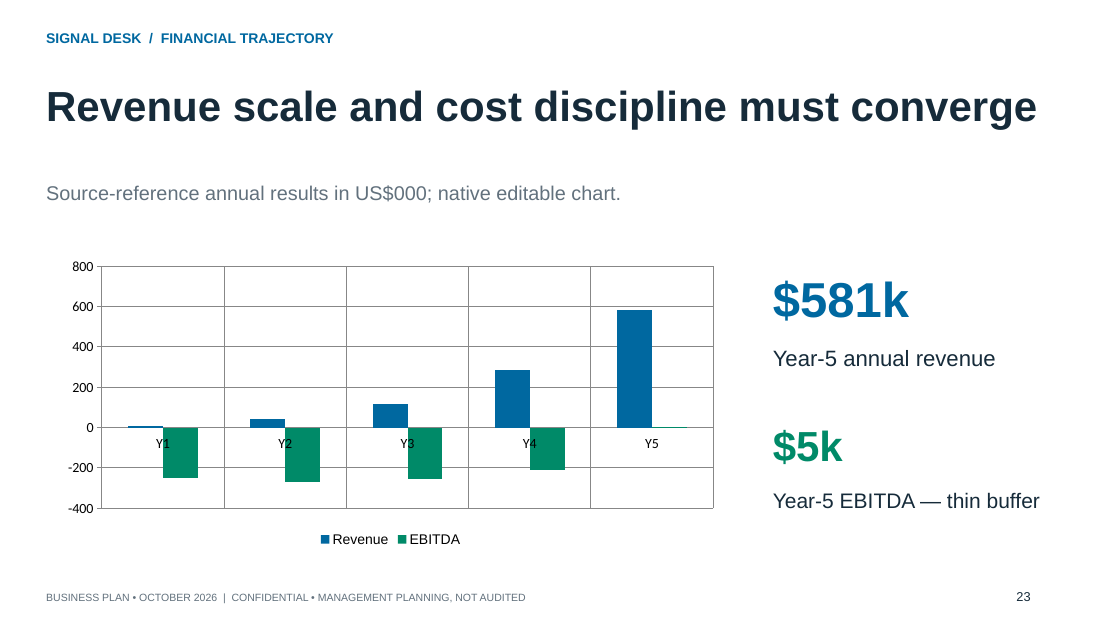
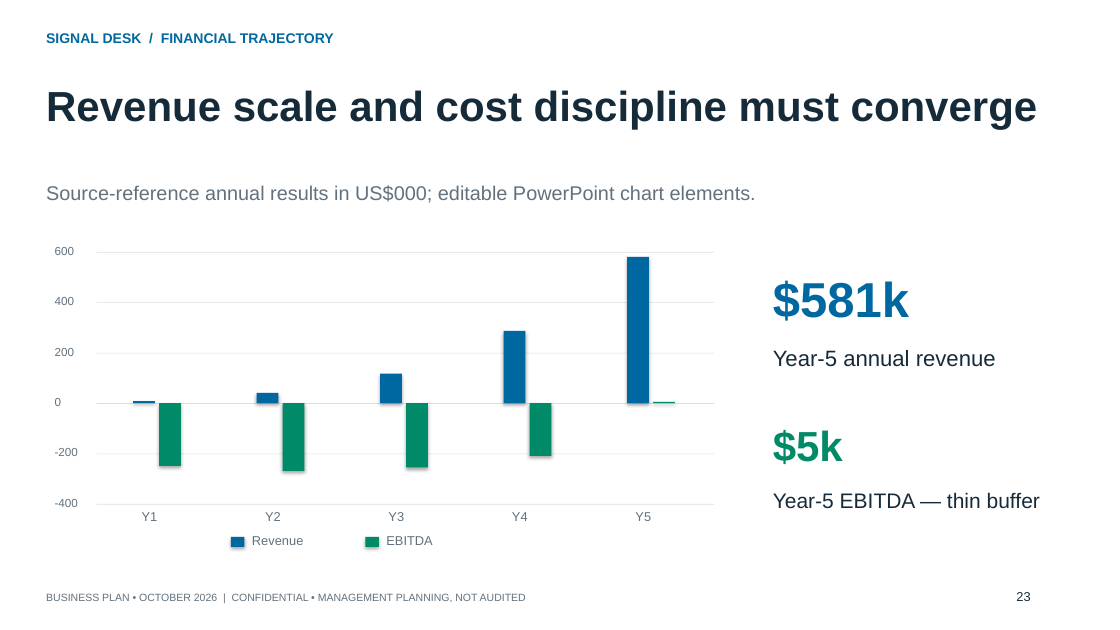
Before and after one commit to gugunyathi/signaldeskbusinessplan, a slide deck: slide 23 of public/downloads/Signal_Desk_Business_Plan.pptx. Drawn at 1120x630 pixels with LibreOffice and Linux fonts; fonts in the diff are those of the drawing. Boxes give left, top, right and bottom in pixels: in the first picture for what was removed or moved away, otherwise in the second. Text is boxed around its words. In the diff, an @@ line names an element or a change of style, - is before the commit and + after.

```diff
--- a/public/downloads/Signal_Desk_Business_Plan.pptx
+++ b/public/downloads/Signal_Desk_Business_Plan.pptx
@@ text at <box>46,185,756,203</box>: text changed @@
-Source-reference annual results in US$000; native editable chart.
+Source-reference annual results in US$000; editable PowerPoint chart elements.
@@ column chart removed at <box>55,252,727,550</box> @@
-categories: Y1, Y2, Y3, Y4, Y5
-Revenue: 10, 40, 120, 290, 580
-EBITDA: -250, -270, -250, -210, 0
@@ text added at <box>55,247,74,255</box>, 10 pt, text #62717D @@
+600
@@ rectangle added at <box>97,252,714,253</box>, fill #D6E0E5 @@
@@ rectangle added at <box>627,257,649,403</box>, fill #0068A0 @@
@@ text added at <box>55,297,74,305</box>, 10 pt, text #62717D @@
+400
@@ rectangle added at <box>97,302,714,303</box>, fill #D6E0E5 @@
@@ text added at <box>55,348,74,356</box>, 10 pt, text #62717D @@
+200
@@ rectangle added at <box>97,353,714,354</box>, fill #D6E0E5 @@
@@ rectangle added at <box>504,331,526,403</box>, fill #0068A0 @@
@@ rectangle added at <box>380,374,402,403</box>, fill #0068A0 @@
@@ text added at <box>55,398,61,406</box>, 10 pt, text #62717D @@
+0
@@ rectangle added at <box>97,403,714,404</box>, fill #D6E0E5 @@
@@ rectangle added at <box>133,402,155,403</box>, fill #0068A0 @@
@@ rectangle added at <box>159,403,181,466</box>, fill #008A68 @@
@@ rectangle added at <box>256,393,278,403</box>, fill #0068A0 @@
@@ rectangle added at <box>283,403,305,471</box>, fill #008A68 @@
@@ rectangle added at <box>406,403,428,467</box>, fill #008A68 @@
@@ rectangle added at <box>529,403,551,456</box>, fill #008A68 @@
@@ rectangle added at <box>653,402,675,403</box>, fill #008A68 @@
@@ text added at <box>55,448,78,456</box>, 10 pt, text #62717D @@
+-200
@@ rectangle added at <box>97,454,714,455</box>, fill #D6E0E5 @@
@@ text added at <box>55,499,78,507</box>, 10 pt, text #62717D @@
+-400
@@ rectangle added at <box>97,504,714,505</box>, fill #D6E0E5 @@
@@ text added at <box>142,512,158,521</box>, 11 pt, text #62717D @@
+Y1
@@ rectangle added at <box>231,537,245,547</box>, fill #0068A0 @@
@@ text added at <box>252,536,303,545</box>, 11 pt, text #62717D @@
+Revenue
@@ text added at <box>265,512,281,521</box>, 11 pt, text #62717D @@
+Y2
@@ rectangle added at <box>365,537,379,547</box>, fill #008A68 @@
@@ text added at <box>386,536,432,545</box>, 11 pt, text #62717D @@
+EBITDA
@@ text added at <box>388,512,404,521</box>, 11 pt, text #62717D @@
+Y3
@@ text added at <box>512,512,528,521</box>, 11 pt, text #62717D @@
+Y4
@@ text added at <box>635,512,651,521</box>, 11 pt, text #62717D @@
+Y5
```
Also in this commit, not shown: 2 other files.
